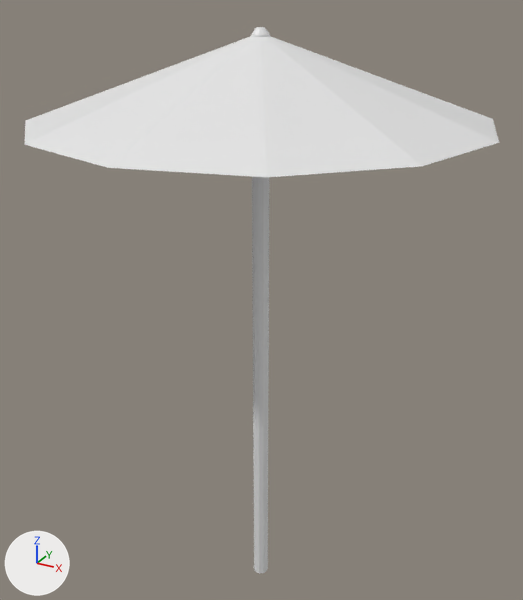
What one commit did to the glTF model static/models/Parasol/parasol.gltf.
The view is the same before and after, from a camera (50 mm lens) standing at (1.17, -2.13, 1.49) and looking at (-0.03, 0.06, 0.4). Lighting does not change. The marker at lower left points along +X, +Y and +Z. Vertices at the same position are counted once.

The first picture shows 'baton', 'tissu'.
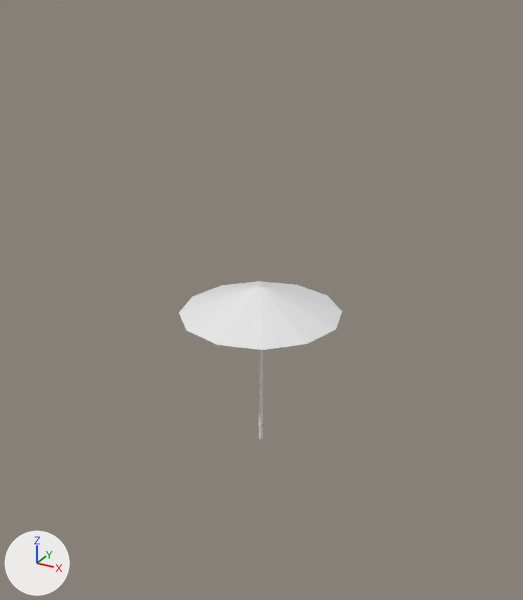
Changed parts and their boxes (x1, y1, x2, y2) in the pictures (523 x 600 px):
'tissu', mesh rescaled, moved (66% narrower, 51% shorter)
    before: (24, 36, 499, 177)
    after: (179, 281, 342, 350)
'baton', reshaped
    before: (251, 27, 270, 574)
    after: (258, 283, 263, 439)
part 2 of me_cylinder_001, deleted
    before: (251, 27, 270, 574)
part 3 of me_cylinder_001, added
    after: (258, 283, 263, 439)

Edits to the bpy script that builds the scene:
```text
Change me_cylinder_001:
    used by ob_baton; location = (0.0, 0.0, 0.0)
    remove me_cylinder_001.from_pydata(...)  # 33 vertices, 53 faces; spans x -0.03..0.03, y -0.03..0.03, z -0.85..1.36
    add me_cylinder_001.from_pydata(...)  # 36 vertices, 68 faces; spans x -0.01..0.01, y -0.01..0.01, z -0.17..0.49
    me_cylinder_001 part 2: the whole mesh is rebuilt
    me_cylinder_001 part 3
    24 vertices are added at x -0.01..0.01, y -0.01..0.01, z 0.48..0.49
    12 new vertices lie (0.0, 0.0, -0.65) away from vertices in x -0.01..0.01, y -0.01..0.01, z 0.48
    68 new faces join them
Change me_cone:
    where me_cone.from_pydata(...)  # 24 vertices, 24 faces; spans x -0.77..0.77, y -0.77..0.77, z -0.14..0.13
    used by ob_tissu; location = (0.0, 0.0, 1.21)
    me_cone part 1: the whole mesh is scaled about its middle by 0.391, then moved by (0.0, 0.0, 0.43)
Change ob_tissu:
    ob_tissu.location: (0.0, 0.0, 1.21) -> (0.0, 0.0, 0.0)
```
